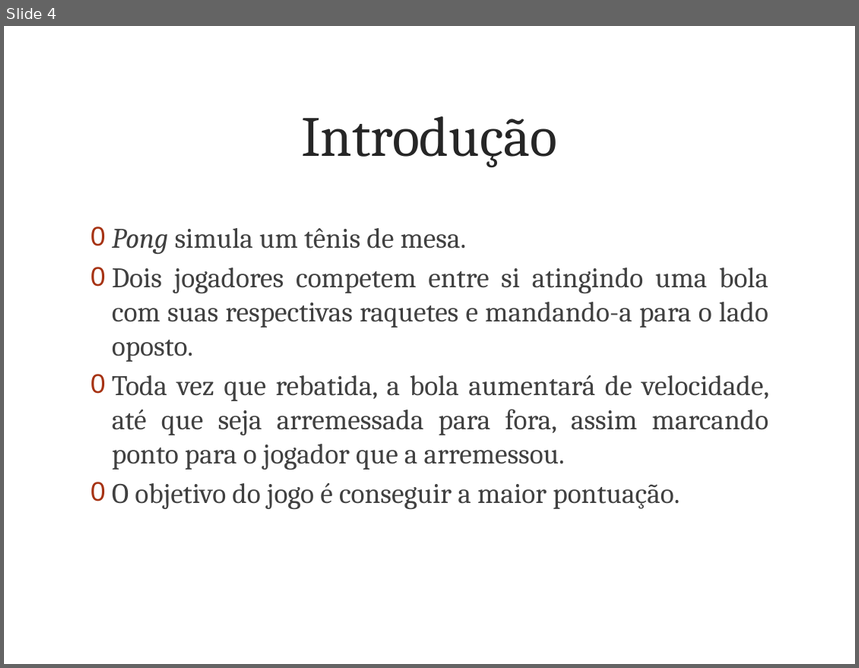
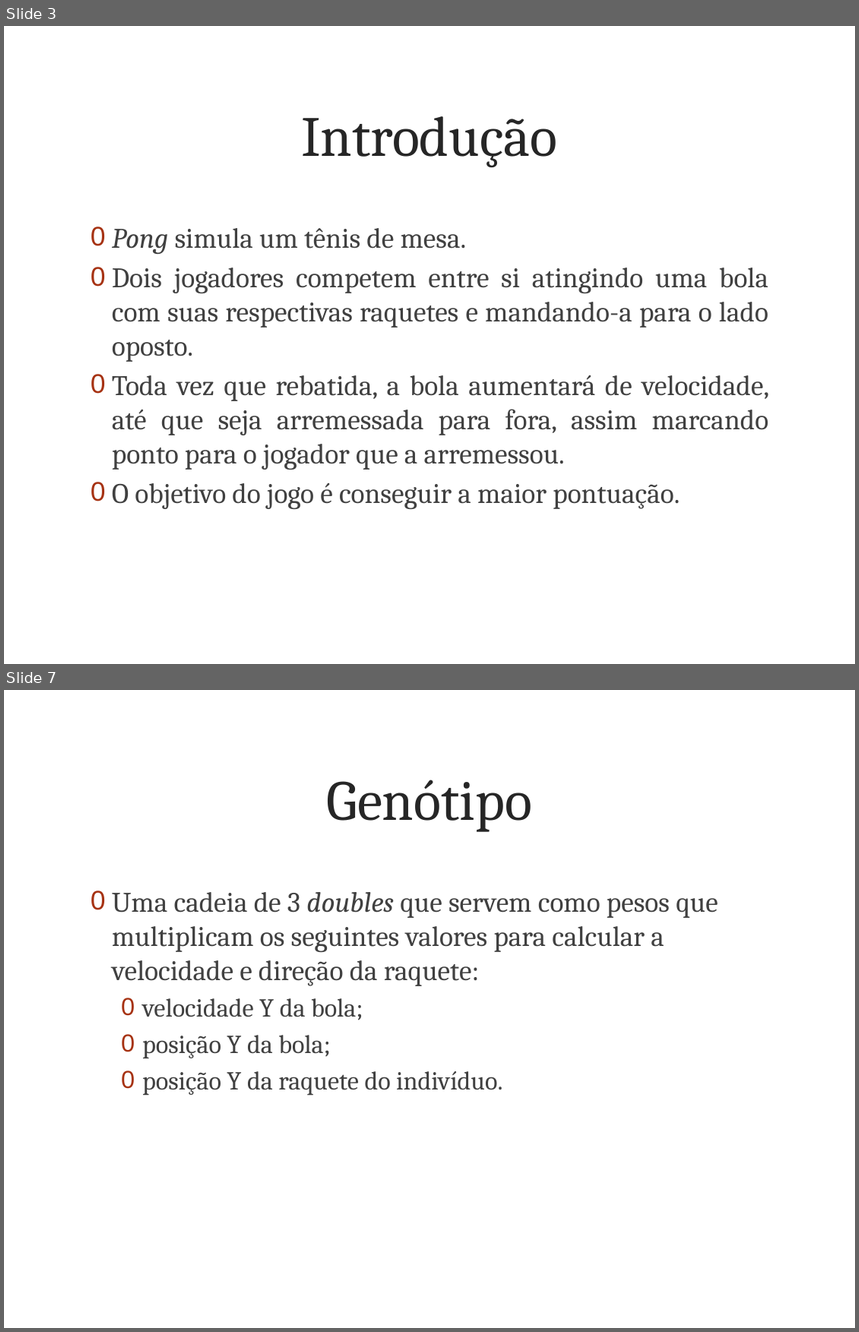
Before and after one commit to giordanna/pong-genetico, a slide deck: Documentação/Programando o Jogo Pong Utilizando Algoritmo Genético.pptx. Shown one above the other, each under a label of ours: slide 4 before the commit, slides 3 and 7 after it; the slides between them are not shown. The pictures are 859x668 and 859x1332 pixels, drawn with LibreOffice and Linux fonts; fonts in the diff are those of the drawing; background and template pictures are left out. Boxes give left, top, right and bottom in pixels: in the first picture for what was removed or moved away, otherwise in the second. Text is boxed around its words. In the diff, an @@ line names an element or a change of style, - is before the commit and + after.

Commit message:
Fonte customizada, AI Perfeito agora está melhor que o Básico Falta: Realizar testes com o AI "Perfeito" (seria perfeito se a velocidade da raquete pudesse mudar)

```diff
--- a/Documentação/Programando o Jogo Pong Utilizando Algoritmo Genético.pptx
+++ b/Documentação/Programando o Jogo Pong Utilizando Algoritmo Genético.pptx
@@ slide 7 added at (x1=4, y1=690, x2=855, y2=1328), background picture (left out) @@
@@ title added at (x1=327, y1=780, x2=532, y2=832), 48 pt, text #262626 @@
+Genótipo
@@ text added at (x1=112, y1=892, x2=718, y2=1096), 24 pt, text #404040 @@
+0 Uma cadeia de 3 doubles que servem como pesos que multiplicam os seguintes valores para calcular a velocidade e direção da raquete:
+  0 velocidade Y da bola;
+  0 posição Y da bola;
+  0 posição Y da raquete do indivíduo.
@@ what was slide 4 is now slide 3 @@
```
Also in this commit, not shown: 4 slides changed, 19 other slides added, 8 slides removed, 28 other files.
